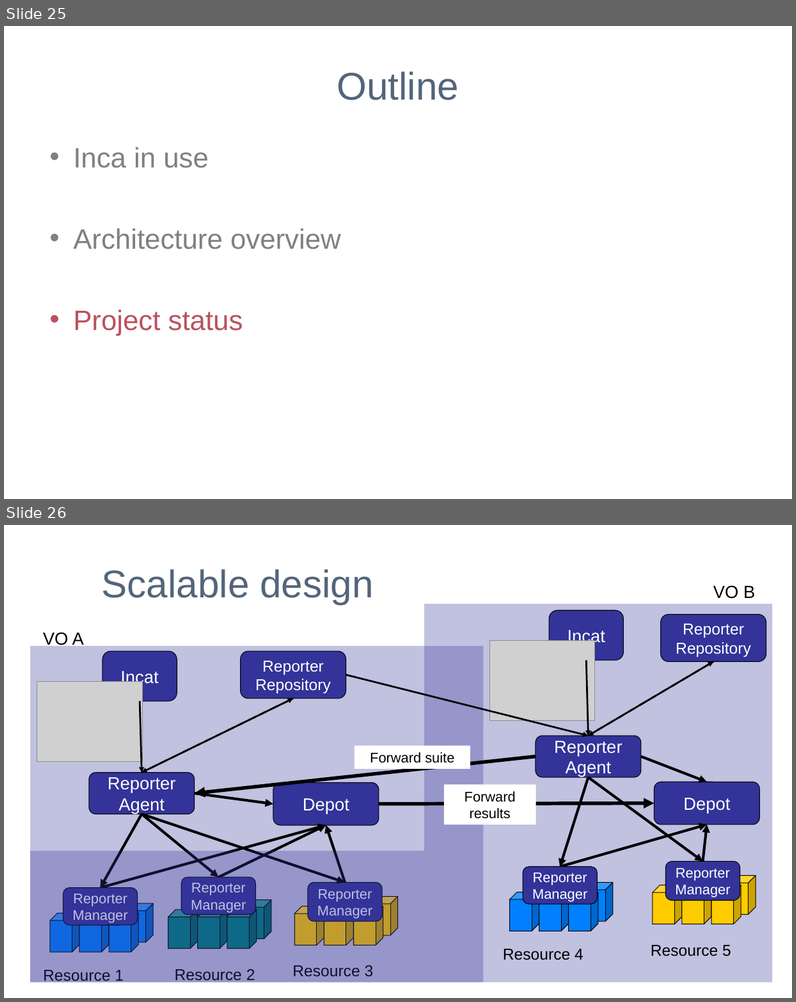
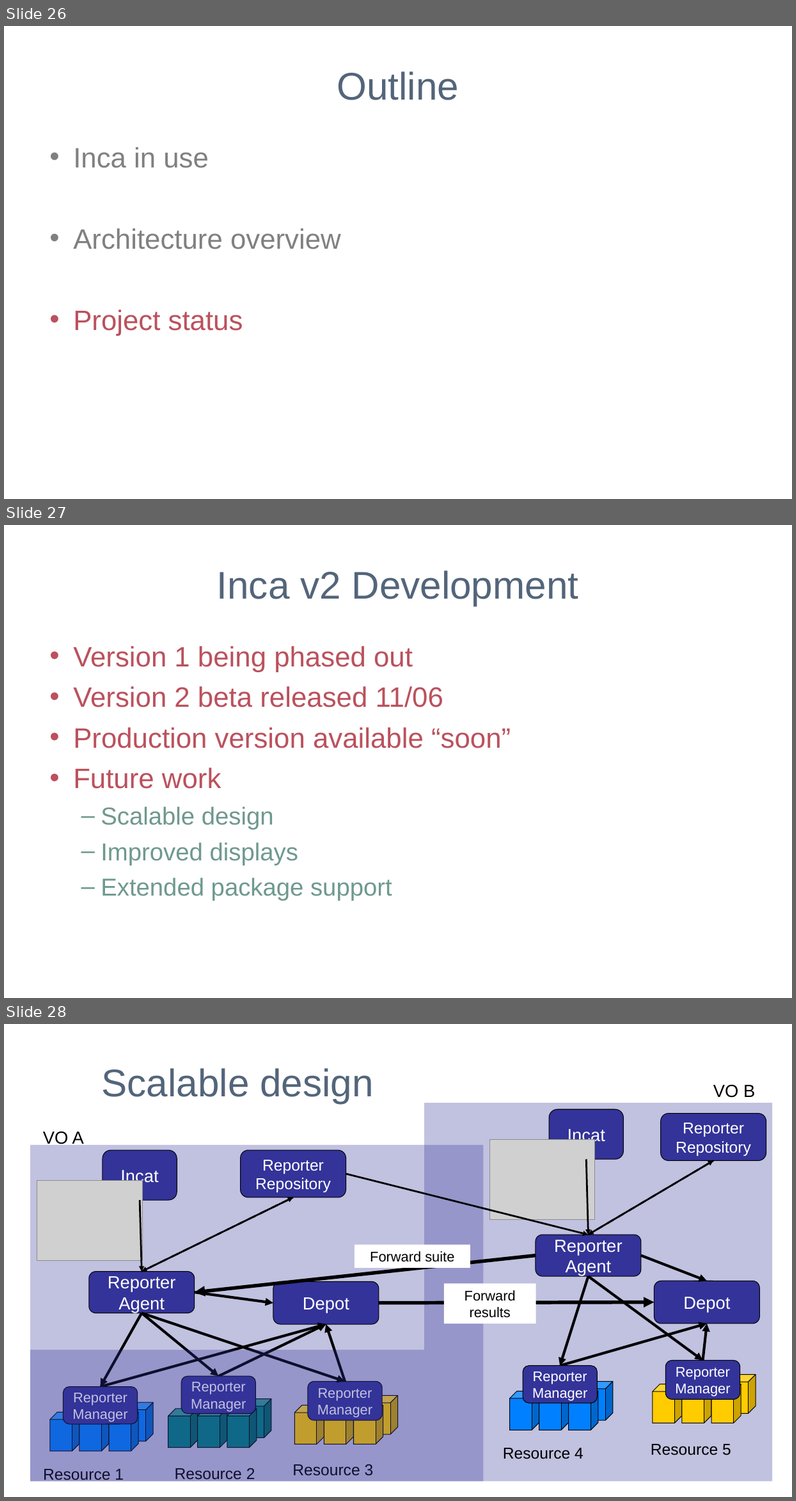
Before and after one commit to IncaProject/inca-xsede, a slide deck: talks/sc06/sc_06.ppt. Shown one above the other, each under a label of ours: slides 25 and 26 before the commit, slides 26, 27 and 28 after it. The pictures are 796x1002 and 796x1501 pixels, drawn with LibreOffice and Linux fonts; fonts in the diff are those of the drawing; grey boxes stand for pictures; background and template pictures are left out. Boxes give left, top, right and bottom in pixels: in the first picture for what was removed or moved away, otherwise in the second. Text is boxed around its words. In the diff, an @@ line names an element or a change of style, - is before the commit and + after.

```diff
--- a/talks/sc06/sc_06.ppt
+++ b/talks/sc06/sc_06.ppt
@@ slide 27 added at (4,525,792,998), background #FFFFFF @@
@@ title added at (217,570,579,606), 44 pt, text #53657A @@
+Inca v2 Development
@@ text added at (73,646,511,901), 32 pt, text #BB515D @@
+• Version 1 being phased out
+• Version 2 beta released 11/06
+• Production version available “soon”
+• Future work
+  – Scalable design
+  – Improved displays
+  – Extended package support
@@ what was slide 25 is now slide 26 @@
@@ what was slide 26 is now slide 28 @@
```
Also in this commit, not shown: 3 slides changed, 1 other slide added.
